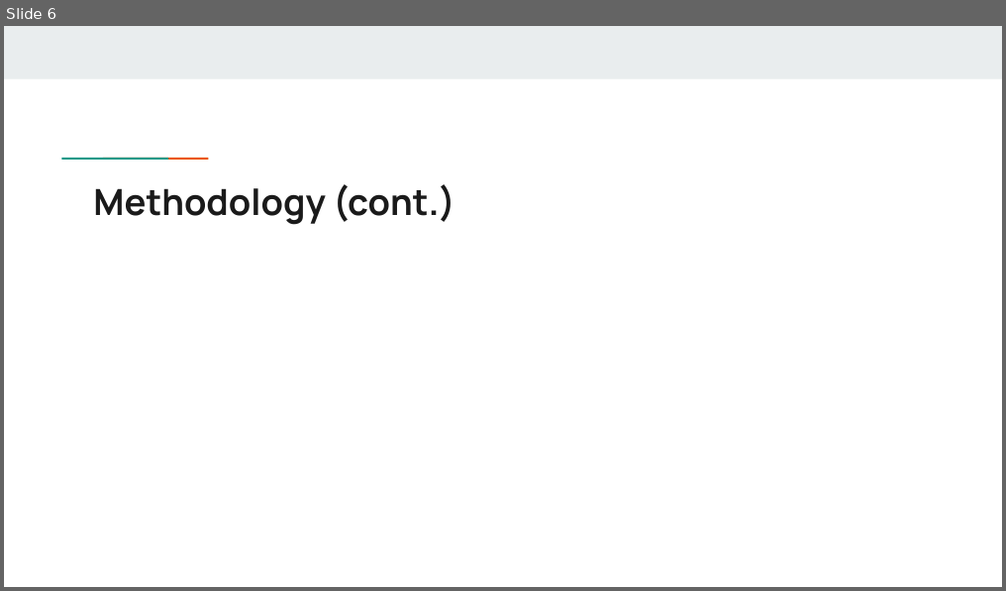
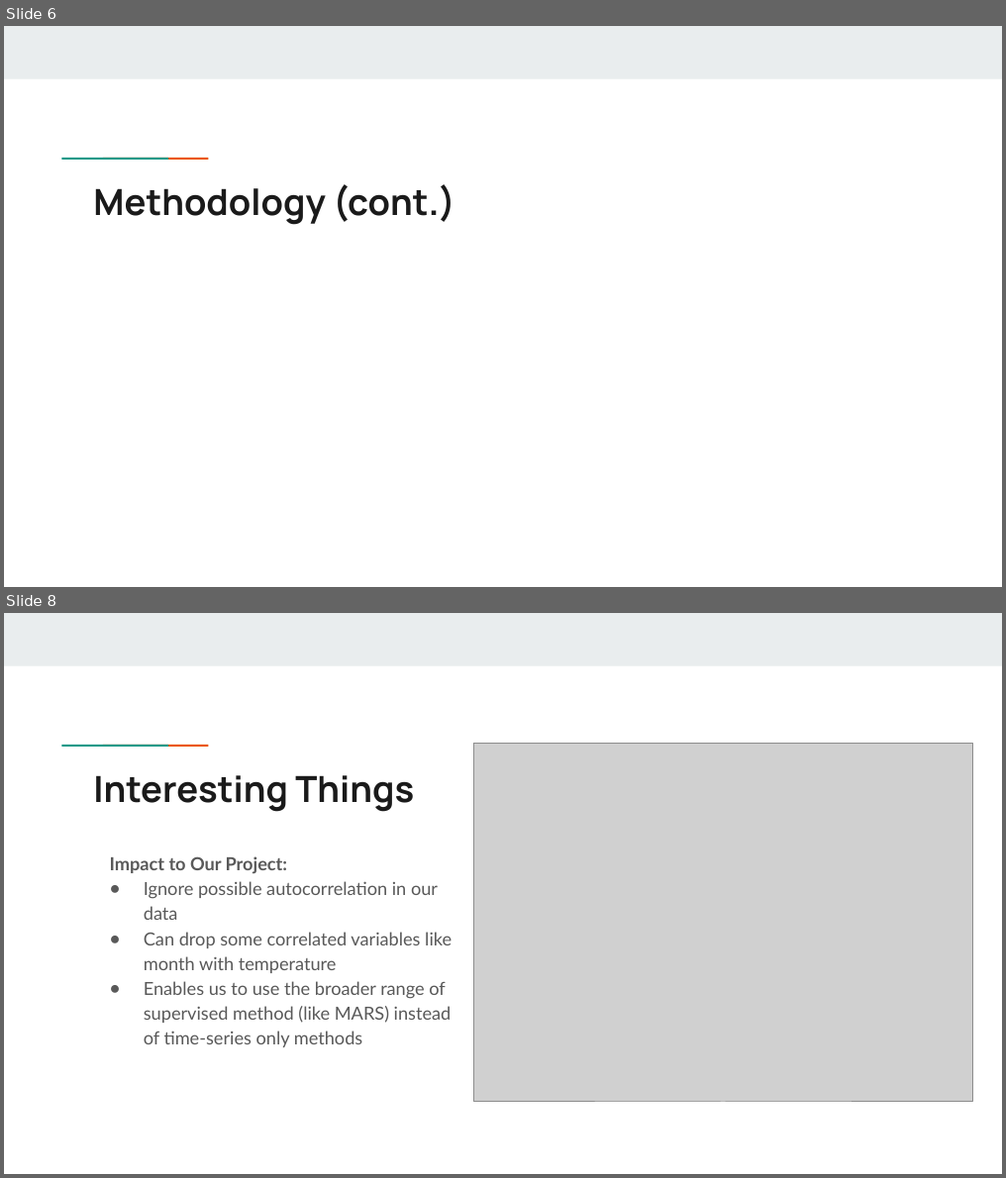
Before and after one commit to JViehman/NationalParks, a slide deck: Presentations/Presentation03.pptx. Shown one above the other, each under a label of ours: slide 6 before the commit, slides 6 and 8 after it; the slides between them are not shown. The pictures are 1006x591 and 1006x1178 pixels, drawn with LibreOffice and Linux fonts; fonts in the diff are those of the drawing; grey boxes stand for pictures. Boxes give left, top, right and bottom in pixels: in the first picture for what was removed or moved away, otherwise in the second. Text is boxed around its words. In the diff, an @@ line names an element or a change of style, - is before the commit and + after.

Commit message:
Beau add interesting things to Task 3

```diff
--- a/Presentations/Presentation03.pptx
+++ b/Presentations/Presentation03.pptx
@@ slide 8 added at [4, 613, 1002, 1174], background #FFFFFF; not listed: 3 template elements that a slide beside it also shows @@
@@ picture added at [473, 743, 972, 1102] @@
@@ title added at [93, 775, 414, 812], 26 pt, text #1A1A1A, bold @@
+Interesting Things
@@ text added at [110, 857, 451, 1048], 13 pt, text #595959 @@
+Impact to Our Project:
+● Ignore possible autocorrelation in our data
+● Can drop some correlated variables like month with temperature
+● Enables us to use the broader range of supervised method (like MARS) instead of time-series only methods
```
Also in this commit, not shown: 1 other slide added, 1 slide removed.
